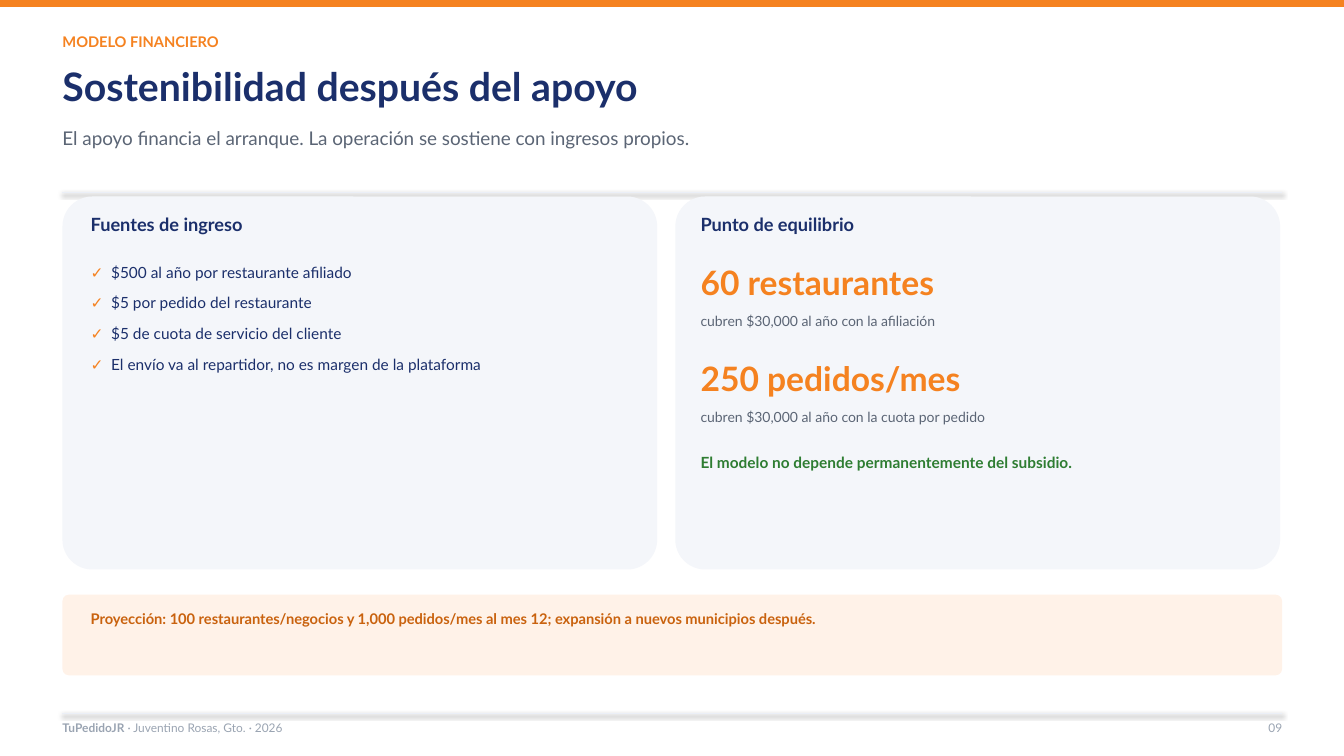
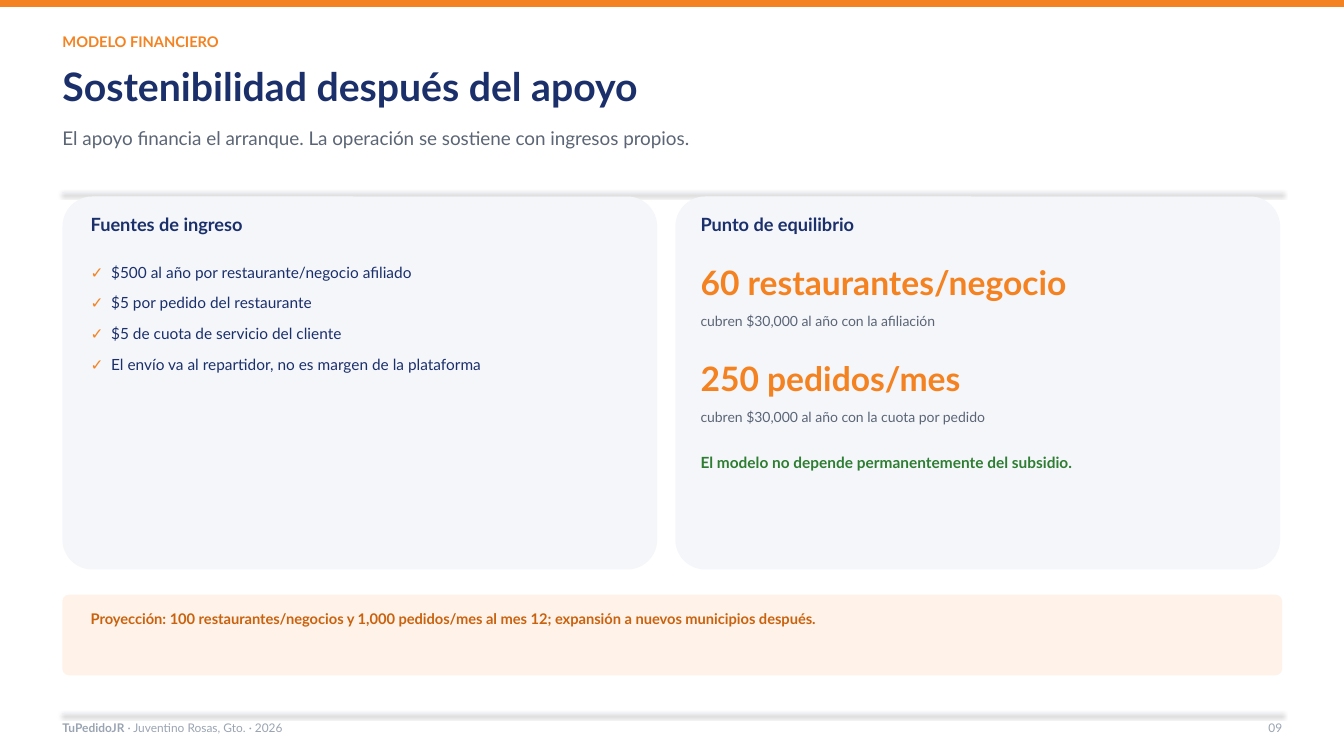
Before and after one commit to Lodoman-old/TuPedidoJR, a slide deck: slide 9 of docs/presentacion/TuPedidoJR_2026.pptx. Drawn at 1344x756 pixels with LibreOffice and Linux fonts; fonts in the diff are those of the drawing. Boxes give left, top, right and bottom in pixels: in the first picture for what was removed or moved away, otherwise in the second. Text is boxed around its words. In the diff, an @@ line names an element or a change of style, - is before the commit and + after.

Commit message:
Agrega motomandado de negocio a las presentaciones

```diff
--- a/docs/presentacion/TuPedidoJR_2026.pptx
+++ b/docs/presentacion/TuPedidoJR_2026.pptx
@@ text at (111, 265, 412, 281): text changed @@
-✓ $500 al año por restaurante afiliado
+✓ $500 al año por restaurante/negocio afiliado
@@ text at (701, 270, 1067, 301): text changed @@
-60 restaurantes
+60 restaurantes/negocio
```
Also in this commit, not shown: 12 other slides changed, 7 other files.
